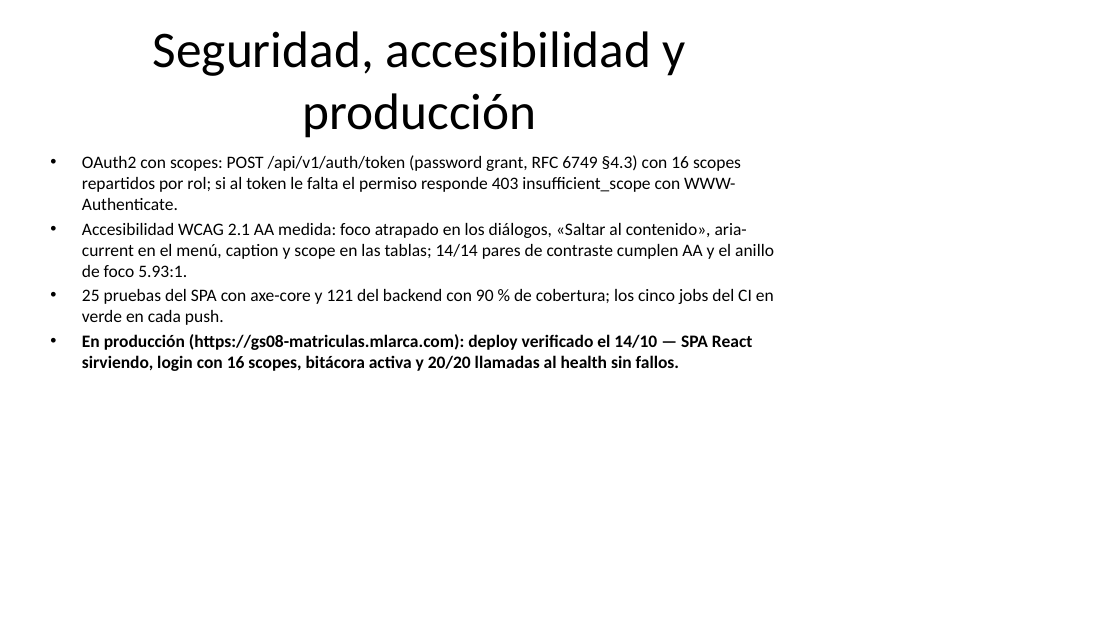
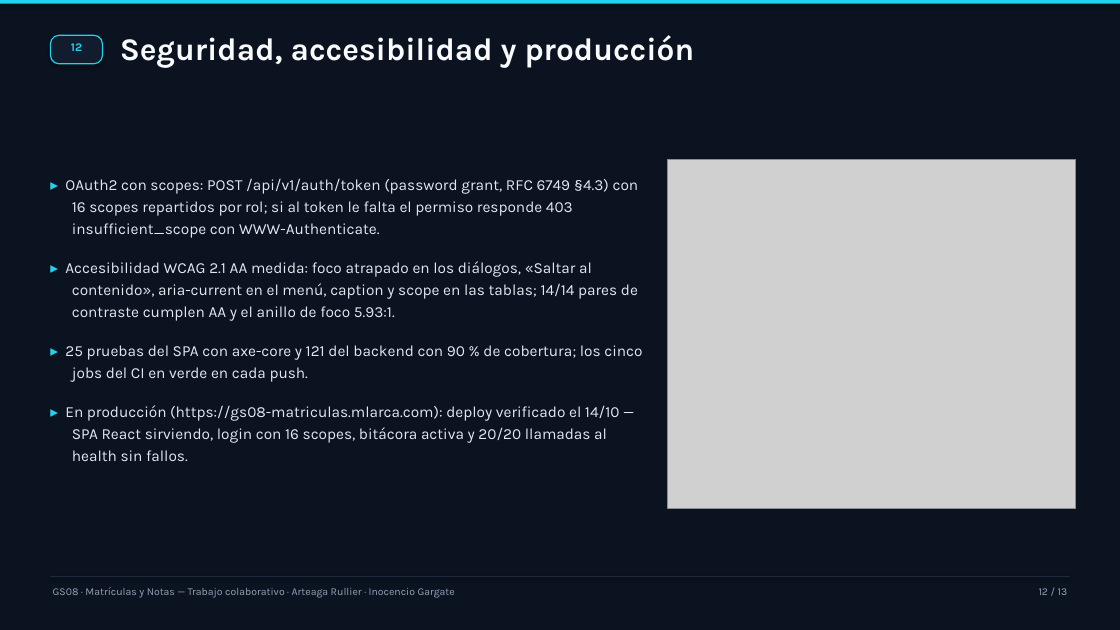
Before and after one commit to rarteagar/gs08-matriculas, a slide deck: slide 12 of docs/informe/exposicion-gs08-2026-10-13.pptx. Drawn at 1120x630 pixels with LibreOffice and Linux fonts; fonts in the diff are those of the drawing; grey boxes stand for pictures. Boxes give left, top, right and bottom in pixels: in the first picture for what was removed or moved away, otherwise in the second. Text is boxed around its words. In the diff, an @@ line names an element or a change of style, - is before the commit and + after.

```diff
--- a/docs/informe/exposicion-gs08-2026-10-13.pptx
+++ b/docs/informe/exposicion-gs08-2026-10-13.pptx
@@ rectangle added at bbox=[0, 0, 1120, 630], fill #0B1220 @@
@@ rectangle added at bbox=[0, 0, 1120, 3], fill #22D3EE @@
@@ text "Seguridad, accesibilidad y producción": place and size @@
-text "Seguridad, accesibilidad y producción" at bbox=[153, 31, 686, 138]
+text "Seguridad, accesibilidad y producción" at bbox=[120, 35, 695, 68]
@@ text "Seguridad, accesibilidad y producción" at bbox=[120, 35, 695, 68]: size 44 to 27 pt, font Calibri to Karla, text colour #000000 to #F8FAFC, bold on; alignment centre to left; vertical alignment middle to top @@
@@ rounded rectangle added at bbox=[50, 35, 103, 64], fill #111C2E, outline #22D3EE 1 pt @@
@@ text added at bbox=[71, 43, 82, 51], 10 pt, text #22D3EE, bold @@
+12
@@ text at bbox=[65, 178, 642, 461]: text changed; size 15 to 13.2 pt; font Calibri to Karla; text colour #000000 to #E2E8F0 @@
-• OAuth2 con scopes: POST /api/v1/auth/token (password grant, RFC 6749 §4.3) con 16 scopes repartidos por rol; si al token le falta el permiso responde 403 insufficient_scope con WWW-Authenticate.
-• Accesibilidad WCAG 2.1 AA medida: foco atrapado en los diálogos, «Saltar al contenido», aria-current en el menú, caption y scope en las tablas; 14/14 pares de contraste cumplen AA y el anillo de foco 5.93:1.
-• 25 pruebas del SPA con axe-core y 121 del backend con 90 % de cobertura; los cinco jobs del CI en verde en cada push.
-• En producción (https://gs08-matriculas.mlarca.com): deploy verificado el 14/10 — SPA React sirviendo, login con 16 scopes, bitácora activa y 20/20 llamadas al health sin fallos.
+▸ OAuth2 con scopes: POST /api/v1/auth/token (password grant, RFC 6749 §4.3) con 16 scopes repartidos por rol; si al token le falta el permiso responde 403 insufficient_scope con WWW-Authenticate.
+▸ Accesibilidad WCAG 2.1 AA medida: foco atrapado en los diálogos, «Saltar al contenido», aria-current en el menú, caption y scope en las tablas; 14/14 pares de contraste cumplen AA y el anillo de foco 5.93:1.
+▸ 25 pruebas del SPA con axe-core y 121 del backend con 90 % de cobertura; los cinco jobs del CI en verde en cada push.
+▸ En producción (https://gs08-matriculas.mlarca.com): deploy verificado el 14/10 — SPA React sirviendo, login con 16 scopes, bitácora activa y 20/20 llamadas al health sin fallos.
@@ picture added at bbox=[668, 160, 1075, 508] @@
@@ rectangle added at bbox=[50, 576, 1070, 577], fill #1E293B @@
@@ text added at bbox=[53, 587, 455, 598], 9 pt, text #94A3B8 @@
+GS08 · Matrículas y Notas — Trabajo colaborativo · Arteaga Rullier · Inocencio Gargate
@@ text added at bbox=[1039, 588, 1068, 595], 9 pt, text #94A3B8 @@
+12 / 13
```
Also in this commit, not shown: 12 other slides changed, 2 other files.
